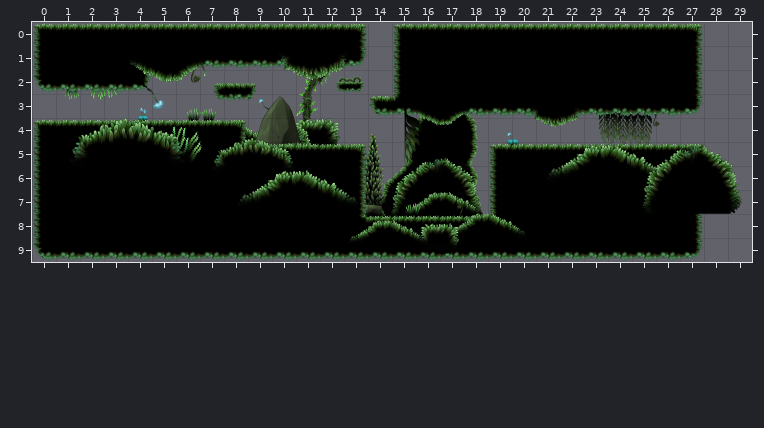
Level history. Tiled map: Assets/Levels/Forest7/Forest7.tmx. That is the earlier state.
Cells are 128x128 px. Shown: x 0..29, y 0..9.
Now the later version:
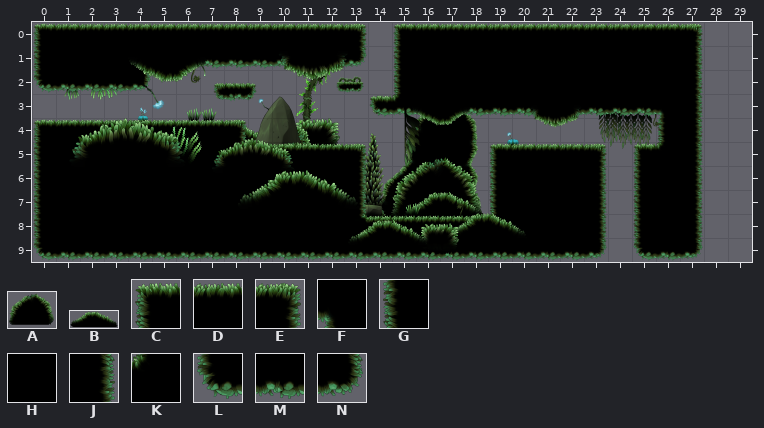
Key: from "MossyDecorations": A 2 "BackgroundDecoration03", B 27 "Hill07"; from "MossyTileSet": C 0, D 1, E 2, F 5, G 7, H 8, J 9, K 12, L 14, M 15, N 16.
_ is an empty cell.
Objects are placed by their top-left corner, in cells (3,4 is the top-left corner of cell 3,4); size is 1x1 cell unless given.
The edit:
Layer "Camada de Blocos 1":
Tile D becomes tile C in row 5 at x 25.
Tile D becomes tile E in row 5 at x 23.
Tile M becomes tile F in row 3 at x 26.
Tile H becomes tile G in rows 6 to 8 at x 25.
The author put tile G in row 4 at x 26.
Tile E becomes tile J in row 5 at x 27.
Tile H becomes tile J in rows 6 to 8 at x 23.
Tile N becomes tile J in row 3 at x 27.
The author put tile J in row 4 at x 27.
Tile D becomes tile K in row 5 at x 26.
Tile M becomes tile L in row 9 at x 25.
Tile M becomes tile N in row 9 at x 23.
The edit erases tile D in row 5 at x 24.
The edit erases tile H in rows 6 to 8 at x 24.
The edit erases tile M in row 9 at x 24.
Layer "Foreground2":
Object B "Hill07" at 21.4,5 size 5.2x1.9 is removed.
Object A "BackgroundDecoration03" at 25.3,5 size 4.4x3.3 is removed.
Boxes around the changes in both pictures, in picture pixels (x1, y1, x2, y2):
changed: (547, 100, 742, 261)
